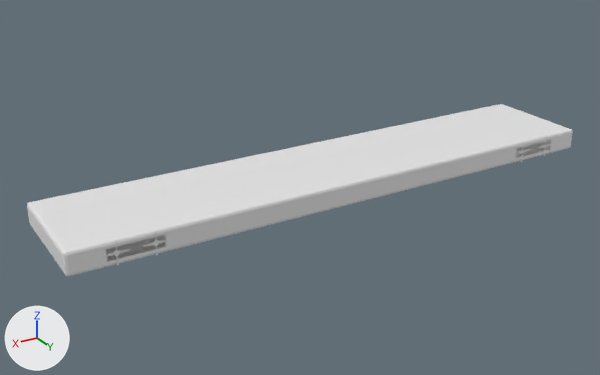
A saved change to the Blender file Assets/Models/shelfe/shelf.blend.
Before and after are seen from a 50 mm camera at (0.744, 1.039, 0.573) aimed at (0.031, -0.148, -0.02). The lights are fixed; the arrows at lower left show +X, +Y and +Z.

Objects in the first picture: 'bord', 'drill Mark', 'hanger'.
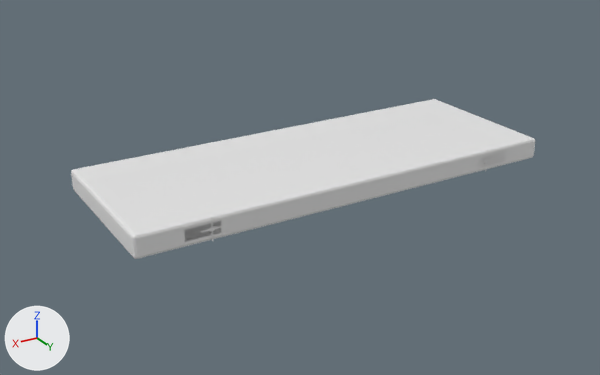
Commit message: shelfe reality adaption

The change, as JSON lines over the scene's bpy script:
```json
{"block": "me_bord", "where": "me_bord.from_pydata(...)  # 8 vertices, 6 faces; spans x -0.5..0.5, y -0.2..0.0, z 0.0..0.04"}
{"block": "me_bord", "where": "# used by ob_bord; location = (0.0, 0.0, 0.0)"}
{"block": "me_bord", "change": "me_bord part 1: the whole mesh is scaled about the mesh origin by (0.8, 1.5, 1)"}
{"block": "me_hanger", "where": "# used by ob_hanger; location = (0.0, 0.0, 0.0)"}
{"op": "remove", "block": "me_hanger", "code": "me_hanger.from_pydata(...)  # 128 vertices, 116 faces; spans x 0.35..0.44, y -0.1..0.0, z 0.01..0.03"}
{"op": "add", "block": "me_hanger", "code": "me_hanger.from_pydata(...)  # 100 vertices, 77 faces; spans x 0.26..0.32, y -0.1..0.0, z 0.01..0.03"}
{"block": "me_hanger", "change": "me_hanger part 2: a new loose piece of 36 vertices spanning x 0.26..0.32, y -0.01..0.0, z 0.01..0.03"}
{"block": "me_hanger", "change": "me_hanger part 3: the loose piece of 64 vertices spanning x 0.35..0.44, y -0.01..0.0, z 0.01..0.03 is deleted"}
{"op": "set", "path": "ob_drill_mark.location", "old": "(0.425, 0.0, 0.02)", "new": "(-0.275, 0.0, 0.02)"}
```

Where the change shows, as pixel boxes (x1, y1, x2, y2) in the pictures (600 x 375 px):
```json
{"object": "bord", "change": "mesh rescaled", "before": [27, 104, 573, 276], "after": [71, 99, 535, 259], "on screen": "15% narrower, 7% shorter"}
{"object": "hanger", "change": "reshaped", "before": [106, 140, 551, 262], "after": [184, 152, 504, 242], "on screen": "28% narrower, 26% shorter"}
{"object": "drill Mark", "change": "moved", "before": [103, 240, 130, 266], "after": [478, 150, 494, 171]}
{"part": 2, "of": "me_hanger", "change": "added", "after": [184, 152, 504, 242]}
{"part": 3, "of": "me_hanger", "change": "deleted", "before": [106, 140, 551, 262]}
```
